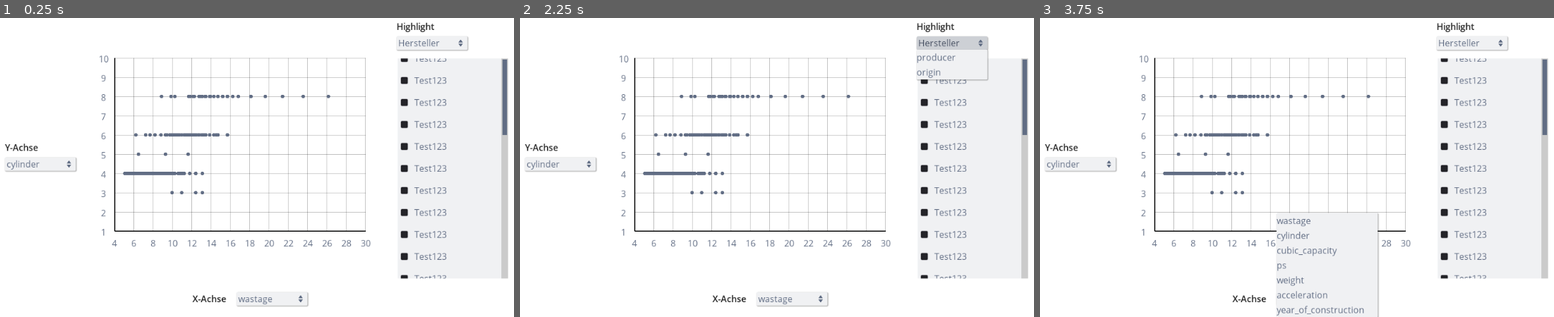
Above: before the commit, frames 1-3 (left to right).
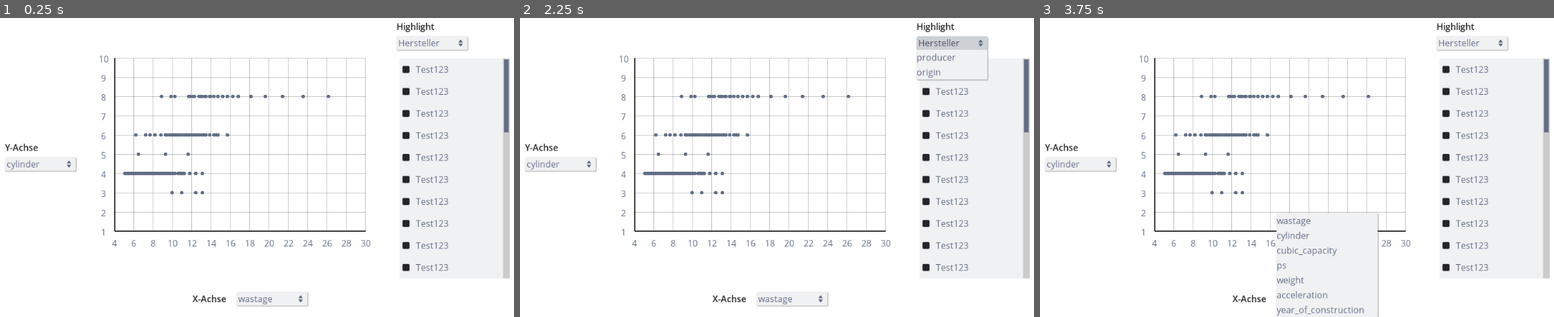
Above: after the commit, the same moments.

Repository: nevs-devs/cars
Game: Godot game, scene res://Main.tscn
Same seed, same stepped clock (60 frames per second), same inputs: the game is played once before the commit and once after it.
Inputs (mouse positions are in pixels of both pictures, inside the frame that each line leads up to):
- Up to frame 1 (0.25 s): no input
- Up to frame 2 (2.25 s): click "wastage" at 0.5 s; click "cylinder" at 1.25 s; click "Hersteller" at 2 s
- Up to frame 3 (3.75 s): click (1492, 59) at 2.77 s; click "wastage" at 3.5 s

The runs differ from the first frame. In frame 1, 2.6% of the frame differs, in the area x 77-100%, y 13-88%; in frame 2, 2.4%; in frame 3, 2.6%.

Commit message:
fixed spacing issue

Diff:
--- a/CheckListItem.tscn
+++ b/CheckListItem.tscn
@@ -1,15 +1,18 @@
-[gd_scene load_steps=3 format=2]
+[gd_scene load_steps=4 format=2]
 
 [ext_resource path="res://Open_Sans/OpenSans-Regular.ttf" type="DynamicFontData" id=1]
 
 [sub_resource type="DynamicFont" id=1]
 font_data = ExtResource( 1 )
 
+[sub_resource type="Theme" id=2]
+
 [node name="Control" type="Control"]
 anchor_right = 1.0
 anchor_bottom = 1.0
 margin_right = -824.0
 margin_bottom = -560.0
+rect_min_size = Vector2( 200, 40 )
 __meta__ = {
 "_edit_use_anchors_": false
 }
@@ -35,3 +38,4 @@
 margin_top = -20.0
 margin_right = 200.0
 margin_bottom = 20.0
+theme = SubResource( 2 )
--- a/Main.tscn
+++ b/Main.tscn
@@ -120,9 +120,9 @@
 }
 
 [node name="ScrollContainer" type="ScrollContainer" parent="."]
-margin_left = 762.0
+margin_left = 765.254
 margin_top = 130.0
-margin_right = 962.0
+margin_right = 965.254
 margin_bottom = 530.0
 theme = ExtResource( 3 )
 __meta__ = {
@@ -130,4 +130,4 @@
 }
 
 [node name="VBoxContainer" type="VBoxContainer" parent="ScrollContainer"]
-custom_constants/separation = 40
+custom_constants/separation = 0
